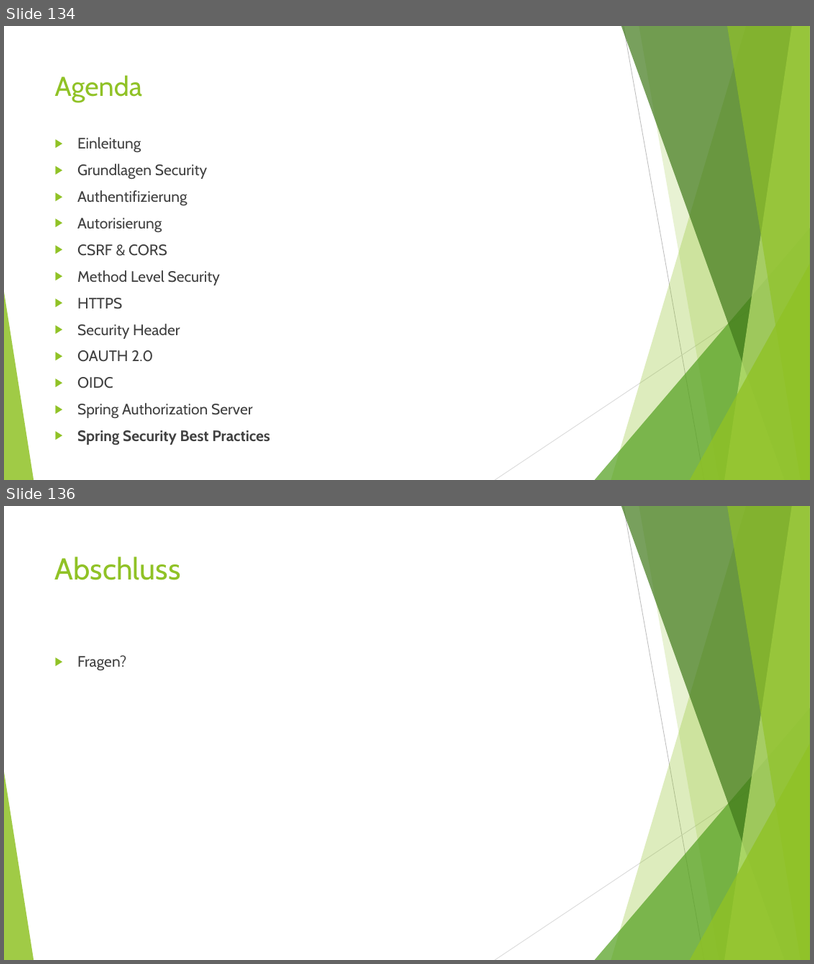
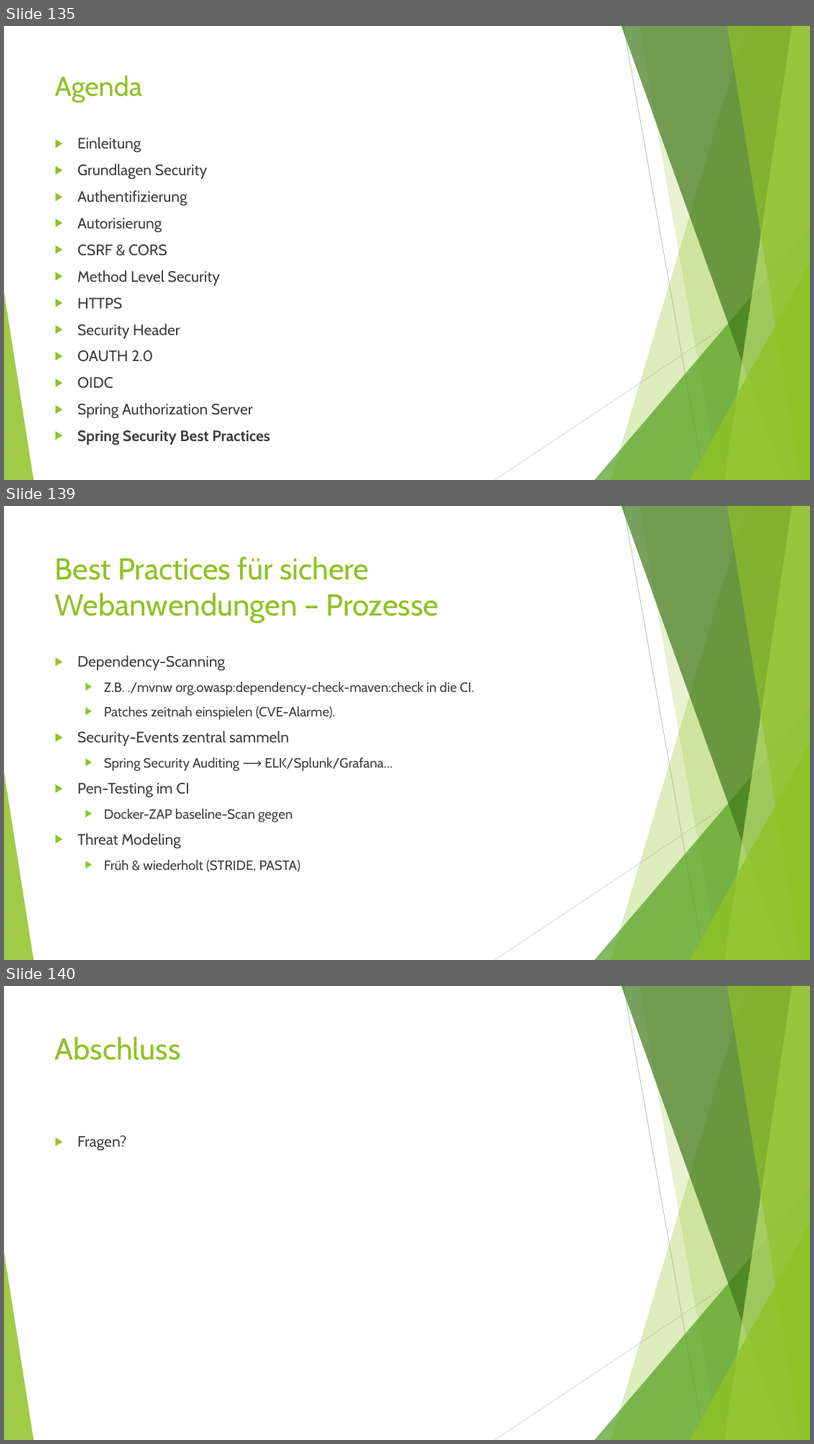
Before and after one commit to MichaelZett/20250708_Spring_Security, a slide deck: Spring_Security.pptx. Shown one above the other, each under a label of ours: slides 134 and 136 before the commit, slides 135, 139 and 140 after it; the slides between them are not shown. The pictures are 814x964 and 814x1444 pixels, drawn with LibreOffice and Linux fonts; fonts in the diff are those of the drawing. Boxes give left, top, right and bottom in pixels: in the first picture for what was removed or moved away, otherwise in the second. Text is boxed around its words. In the diff, an @@ line names an element or a change of style, - is before the commit and + after.

```diff
--- a/Spring_Security.pptx
+++ b/Spring_Security.pptx
@@ slide 139 added at (4,506,810,960), background #FFFFFF; not listed: 10 template elements that a slide beside it also shows @@
@@ title added at (55,556,439,623), 36 pt, text #90C226 @@
+Best Practices für sichere Webanwendungen – Prozesse
@@ text added at (77,655,474,872), 16 pt, text #404040 @@
+▶ Dependency-Scanning
+  ▶ Z.B. ./mvnw org.owasp:dependency-check-maven:check in die CI.
+  ▶ Patches zeitnah einspielen (CVE-Alarme).
+▶ Security-Events zentral sammeln
+  ▶ Spring Security Auditing ⟶ ELK/Splunk/Grafana…
+▶ Pen-Testing im CI
+  ▶ Docker-ZAP baseline-Scan gegen
+▶ Threat Modeling
+  ▶ Früh & wiederholt (STRIDE, PASTA)
@@ what was slide 134 is now slide 135 @@
@@ what was slide 136 is now slide 140 @@
```
Also in this commit, not shown: 6 slides changed, 3 other slides added.
